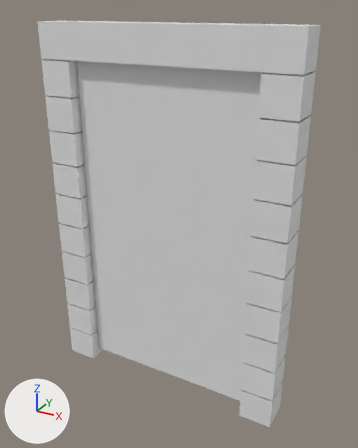
One commit to the FBX model Assets/art/Obstacles/ob_door.fbx: the scene before it, then after it.
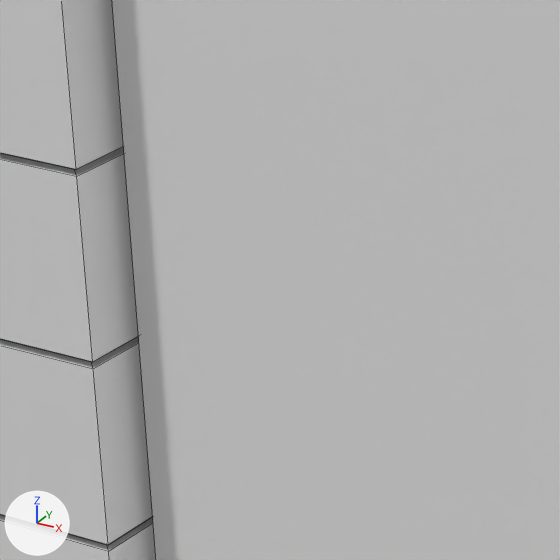
Old and new are each drawn whole from a 50 mm camera at (1.626, -2.804, 2.707) aimed at (0.057, 0.048, 1.281) and again close up on the part from 19% to 43% of the width and 38% to 58% of the height. The lights are fixed; the arrows at lower left show +X, +Y and +Z. The close-ups show mesh edges as thin lines.

In view in the first close-up: 'door'.
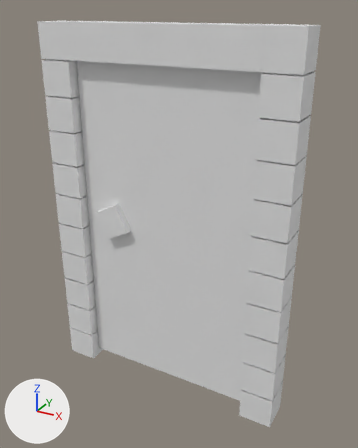
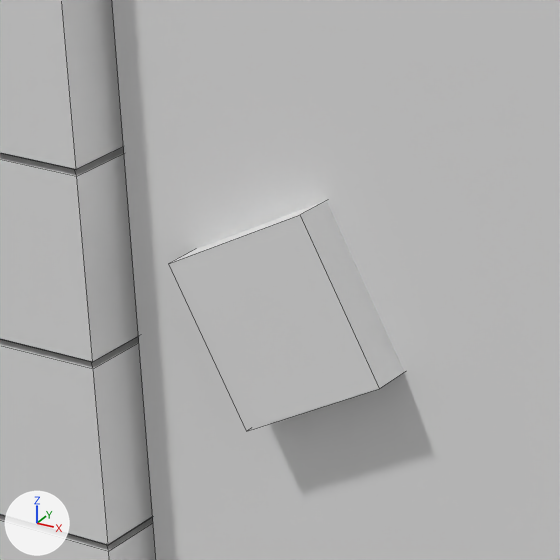
The newer file is also rescaled (x0.289), turned or shifted as a whole; pictures and numbers use the older file's frame.

Where the change shows, as pixel boxes (x1, y1, x2, y2) in the close-ups (560 x 560 px):
part 1 of me_cube_001, added
    after: (169, 201, 404, 431)

Edits to the bpy script that builds the scene:
```text
Change me_cube_001:
    where me_cube_001.from_pydata(...)  # 428 vertices, 360 faces; spans x -0.93..0.9, y -0.12..0.12, z -0.08..2.61
    used by ob_door; location = (0.0, 0.0, 0.0)
    verts and faces of me_cube_001; kept vertices keep their numbers, new ones are numbered from 428
    me_cube_001 part 1
    add verts[428] = (-0.48, -0.1, 1.1)  # pixel (246, 431)
    add verts[429] = (-0.29, -0.1, 1.19)  # pixel (379, 388)
    add verts[430] = (-0.58, -0.1, 1.29)  # pixel (168, 263)
    add verts[431] = (-0.39, -0.1, 1.39)  # pixel (300, 214)
    add for new, old in zip([*range(432, 436)], [*range(428, 432)]): verts[new] = verts[old] + (0.0, 0.22, 0.0)
    add faces += [(428, 432, 433, 429), (428, 429, 431, 430), (430, 431, 435, 434), (432, 434, 435, 433), (428, 430, 434, 432), (429, 433, 435, 431)]
```
